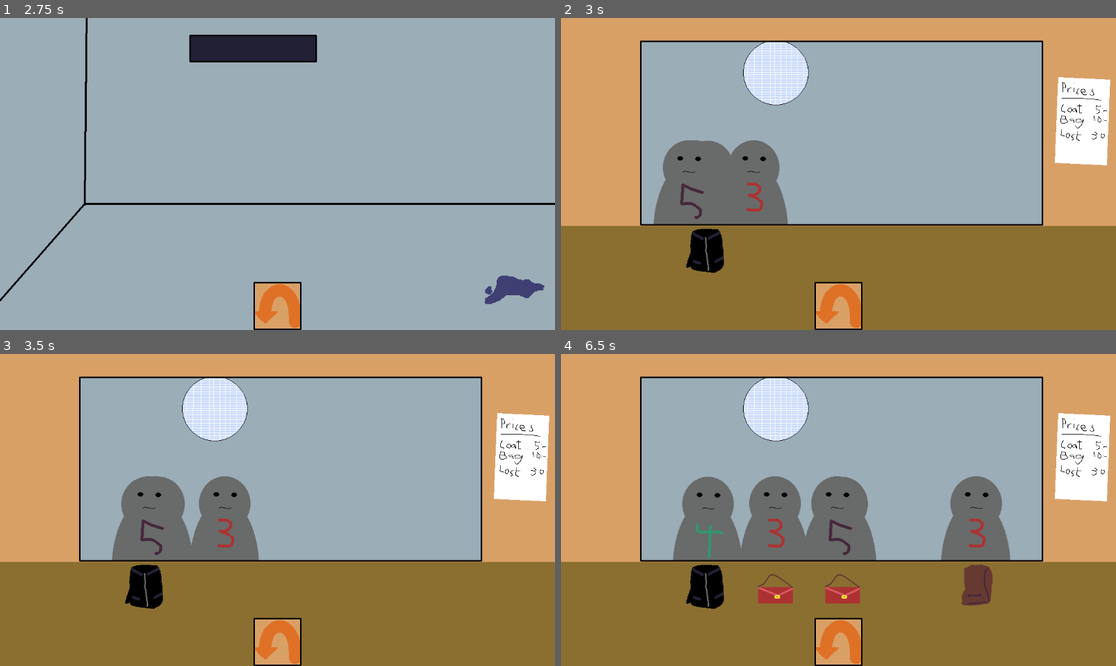
Above: before the commit, frames 1-4 (two rows, left to right).
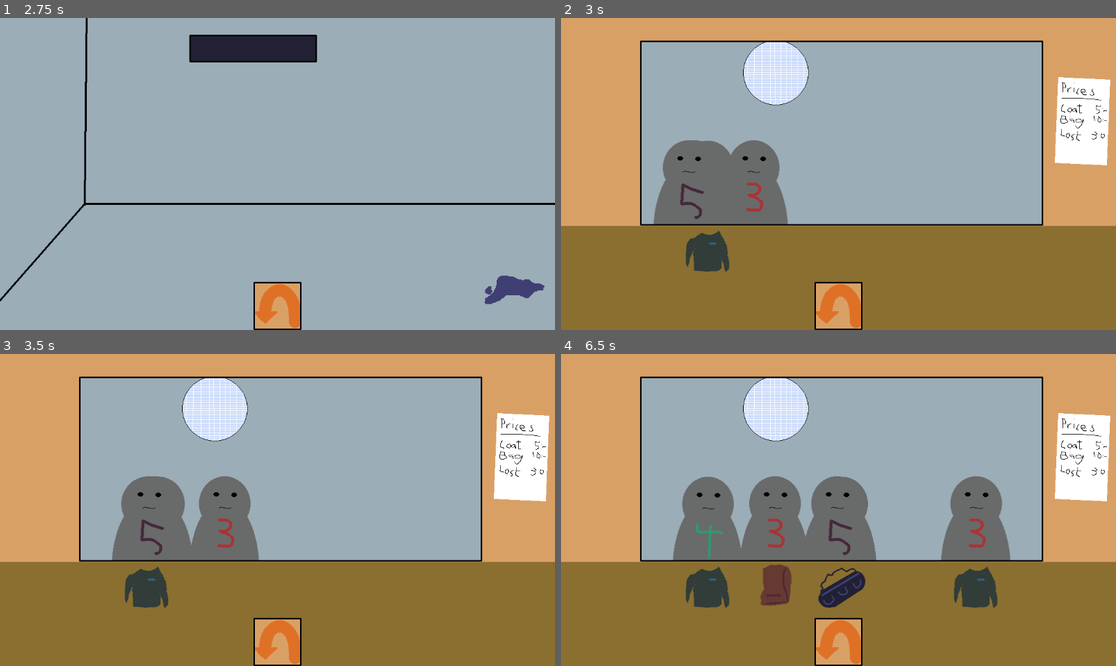
Above: after the commit, the same moments.

Repository: Reicher/cloakroom
Game: Godot game, scene res://scenes/game.tscn
Two runs of this game, one before a commit and one after it. Both use one fixed random seed, a clock stepped at 60 frames per second and the inputs below.
Inputs (mouse positions are in pixels of both pictures, inside the frame that each line leads up to):
- Up to frame 1 (2.75 s): click (277, 305) at 0.5 s; click (277, 305) at 1.25 s; click (277, 305) at 2 s
- Up to frame 2 (3 s): tap Enter at 2.75 s; move the mouse to (960, 158) at 2.77 s; click (960, 158) at 2.92 s
- Up to frame 3 (3.5 s): no input
- Up to frame 4 (6.5 s): move the mouse to (727, 525) at 3.52 s; click (727, 525) at 3.67 s; move the mouse to (894, 441) at 4.27 s; click (894, 441) at 4.42 s; move the mouse to (810, 572) at 5.02 s; click (810, 572) at 5.17 s; move the mouse to (1005, 556) at 5.77 s; click (1005, 556) at 5.92 s

Frame 1 is identical in both runs. In frame 2, 0.9% of the frame differs, in the area x 22-31%, y 67-82%; in frame 3, 0.9%; in frame 4, 3.1%, in the area x 22-79%, y 67-82%.

Commit message:
Can actually pick up and drop stuff now

Diff:
--- a/project.godot
+++ b/project.godot
@@ -14,3 +14,16 @@
 run/main_scene="res://scenes/game.tscn"
 config/features=PackedStringArray("4.3", "Forward Plus")
 config/icon="res://icon.svg"
+
+[input]
+
+pickup={
+"deadzone": 0.5,
+"events": [Object(InputEventMouseButton,"resource_local_to_scene":false,"resource_name":"","device":-1,"window_id":0,"alt_pressed":false,"shift_pressed":false,"ctrl_pressed":false,"meta_pressed":false,"button_mask":0,"position":Vector2(0, 0),"global_position":Vector2(0, 0),"factor":1.0,"button_index":1,"canceled":false,"pressed":false,"double_click":false,"script":null)
+]
+}
+drop={
+"deadzone": 0.5,
+"events": [Object(InputEventMouseButton,"resource_local_to_scene":false,"resource_name":"","device":-1,"window_id":0,"alt_pressed":false,"shift_pressed":false,"ctrl_pressed":false,"meta_pressed":false,"button_mask":0,"position":Vector2(0, 0),"global_position":Vector2(0, 0),"factor":1.0,"button_index":2,"canceled":false,"pressed":false,"double_click":false,"script":null)
+]
+}
--- a/scenes/belonging.tscn
+++ b/scenes/belonging.tscn
@@ -7,6 +7,16 @@
 atlas = ExtResource("1_2n7ap")
 region = Rect2(0, 0, 100, 100)
 
-[node name="Sprite2D" type="Sprite2D"]
+[sub_resource type="CircleShape2D" id="CircleShape2D_gw3sl"]
+
+[node name="Belonging" type="Sprite2D"]
 texture = SubResource("AtlasTexture_3f4ql")
 script = ExtResource("2_4sxs5")
+
+[node name="Area2D" type="Area2D" parent="."]
+
+[node name="CollisionShape2D" type="CollisionShape2D" parent="Area2D"]
+scale = Vector2(4, 4)
+shape = SubResource("CircleShape2D_gw3sl")
+
+[connection signal="input_event" from="Area2D" to="." method="_on_area_2d_input_event"]
--- a/scenes/game.tscn
+++ b/scenes/game.tscn
@@ -1,9 +1,10 @@
-[gd_scene load_steps=5 format=3 uid="uid://inwaawx2u5g"]
+[gd_scene load_steps=6 format=3 uid="uid://inwaawx2u5g"]
 
 [ext_resource type="Script" path="res://scripts/game.gd" id="1_wby8c"]
 [ext_resource type="PackedScene" uid="uid://dxbjg1hsqysrg" path="res://scenes/counterView.tscn" id="2_2qaat"]
 [ext_resource type="PackedScene" uid="uid://vc34ay23a4hy" path="res://scenes/backRoom.tscn" id="3_lcbh3"]
 [ext_resource type="Texture2D" uid="uid://c5w6kmf4sou21" path="res://assets/image/turn.png" id="4_mi7fi"]
+[ext_resource type="Script" path="res://scripts/hand.gd" id="5_0tgto"]
 
 [node name="Game" type="Node2D"]
 script = ExtResource("1_wby8c")
@@ -24,6 +25,7 @@
 grow_vertical = 2
 size_flags_horizontal = 3
 size_flags_vertical = 3
+mouse_filter = 1
 
 [node name="TextureButton" type="TextureButton" parent="MarginContainer"]
 layout_mode = 1
@@ -39,4 +41,7 @@
 grow_vertical = 0
 texture_normal = ExtResource("4_mi7fi")
 
+[node name="Hand" type="Node2D" parent="."]
+script = ExtResource("5_0tgto")
+
 [connection signal="pressed" from="MarginContainer/TextureButton" to="." method="_on_texture_button_pressed"]
--- a/scripts/belonging.gd
+++ b/scripts/belonging.gd
@@ -1,7 +1,14 @@
 extends Sprite2D
+
+signal created(belonging: Node2D)
+signal picked_up(belonging: Node2D)
+signal dropped(belonging: Node2D)
+
+var is_picked_up = false
 
 var belongings_texture = preload("res://assets/image/belongings.png")
 const belongings_in_texture = 5
+
 
 func _ready() -> void:
 	# Create a new AtlasTexture with the selected region
@@ -9,3 +16,25 @@
 	newTexture.atlas = belongings_texture  # Set the atlas to the full texture
 	newTexture.region = Rect2(100 * (randi() % belongings_in_texture), 0, 100, 100)  # Set the region for the specific character
 	texture = newTexture
+
+	created.emit(self)
+
+func move_to_parent(new_parent: Node):
+	# Remove from current parent and add to the new parent
+	if get_parent():
+		get_parent().remove_child(self)
+	new_parent.add_child(self)
+
+func _process(_delta):
+	if is_picked_up:
+		# Make the belonging follow the mouse
+		global_position = get_viewport().get_mouse_position()
+
+func _on_area_2d_input_event(viewport: Node, event: InputEvent, shape_idx: int) -> void:
+	if event is InputEventMouseButton and event.pressed:
+		if event.button_index == MOUSE_BUTTON_LEFT and not is_picked_up:
+			is_picked_up = true
+			picked_up.emit(self)
+		elif event.button_index == MOUSE_BUTTON_RIGHT and is_picked_up:
+			is_picked_up = false
+			dropped.emit(self)
--- a/scripts/counterView.gd
+++ b/scripts/counterView.gd
@@ -1,16 +1,17 @@
 extends Node2D
 
 var guestScene = preload("res://scenes/guest.tscn")
-@onready var serviceWindow = $"ServiceWindow"
+@onready var windowLength = $"ServiceWindow/length"
 @onready var club = $"Club"
 
 var maxCustomers = 5
 var guestSlots = {}  # Map representing slots for customers at the counter
 
+
 func _ready() -> void:
 	# Calculate intervals and assign service spots
-	var start = $ServiceWindow/length.points[0]
-	var end = $ServiceWindow/length.points[1]
+	var start = windowLength.points[0]
+	var end = windowLength.points[1]
 	var interval = (end.x - start.x) / (maxCustomers + 1)
 	for i in range(1, maxCustomers + 1):
 		guestSlots[i] = { "guest": null,
@@ -27,5 +28,14 @@
 	print("New guest created!")
 	var guest = guestScene.instantiate()
 	guestSlots[spotIndex]["guest"] = guest
-	guest.goTo(serviceWindow, guestSlots[spotIndex]["position"])
+	guest.goTo(guestSlots[spotIndex]["position"])
 	club.add_child(guest)
+
+	# Connect signals from the belonging
+	guest.belonging.created.connect(_itemCreated)
+	guest.belonging.picked_up.connect(get_parent().pick)
+	guest.belonging.dropped.connect(get_parent().drop)
+
+func _itemCreated(item: Node2D):
+	print("belonging created")
+	item.move_to_parent(self)
--- a/scripts/game.gd
+++ b/scripts/game.gd
@@ -1,23 +1,24 @@
 extends Node2D
 
-@onready var CounterView = $CounterView
-@onready var BackRoom = $Backroom
+@onready var counter_view = $CounterView
+@onready var backroom = $Backroom
+@onready var hand = $Hand
 
+var active_view: Node = null
 
-# Called when the node enters the scene tree for the first time.
-func _ready() -> void:
-	pass # Replace with function body.
-
-
-# Called every frame. 'delta' is the elapsed time since the previous frame.
-func _process(delta: float) -> void:
-	pass
-
+func _ready():
+	active_view = counter_view  # Default active view
 
 func _on_texture_button_pressed() -> void:
-	if CounterView.visible:
-		CounterView.visible = false
-		BackRoom.visible = true
-	else:
-		CounterView.visible = true
-		BackRoom.visible = false
+	# Toggle view between counter and backroom
+	counter_view.visible = !counter_view.visible
+	backroom.visible = !backroom.visible
+	active_view = counter_view if counter_view.visible else backroom
+
+func pick(item: Node2D):
+	item.position = Vector2.ZERO
+	item.move_to_parent(hand)
+
+func drop(item: Node2D):
+	item.position = hand.global_position
+	item.move_to_parent(active_view)
--- a/scripts/guest.gd
+++ b/scripts/guest.gd
@@ -4,9 +4,7 @@
 const people_in_texture = 5
 
 var belonging_scene: PackedScene = preload("res://scenes/belonging.tscn")
-var belonging
-
-var serviceWindow : Sprite2D
+var belonging = belonging_scene.instantiate()
 
 # State management
 enum State {
@@ -24,8 +22,8 @@
 	texture = new_texture
 	offset.y -= 50
 
-func goTo(serviceWindow: Sprite2D, targetPos: Vector2):
-	self.serviceWindow = serviceWindow
+
+func goTo(targetPos: Vector2):
 	global_position = Vector2(0, targetPos.y)
 
 	state = State.FINDING_SPOT  # Change state to "finding spot" when moving
@@ -48,9 +46,8 @@
 
 
 func _on_tween_finished():
-	belonging = belonging_scene.instantiate()
-	belonging.global_position = Vector2(position.x, position.y+50)
-	serviceWindow.add_child(belonging)
+	belonging.position = Vector2(position.x, position.y+50)
+	belonging.created.emit(belonging) # Announce itself
 
 	# Update state
 	state = State.WAITING_FOR_PICKUP
--- /dev/null
+++ b/scripts/hand.gd
@@ -0,0 +1,8 @@
+extends Node2D
+
+var held_belonging: Node2D = null
+
+
+func _process(delta):
+	# Make the hand follow the mouse
+	global_position = get_viewport().get_mouse_position()
Not shown: 1 places in scenes/belonging.tscn that only renumber resources
Not shown, changed: .gitignore
